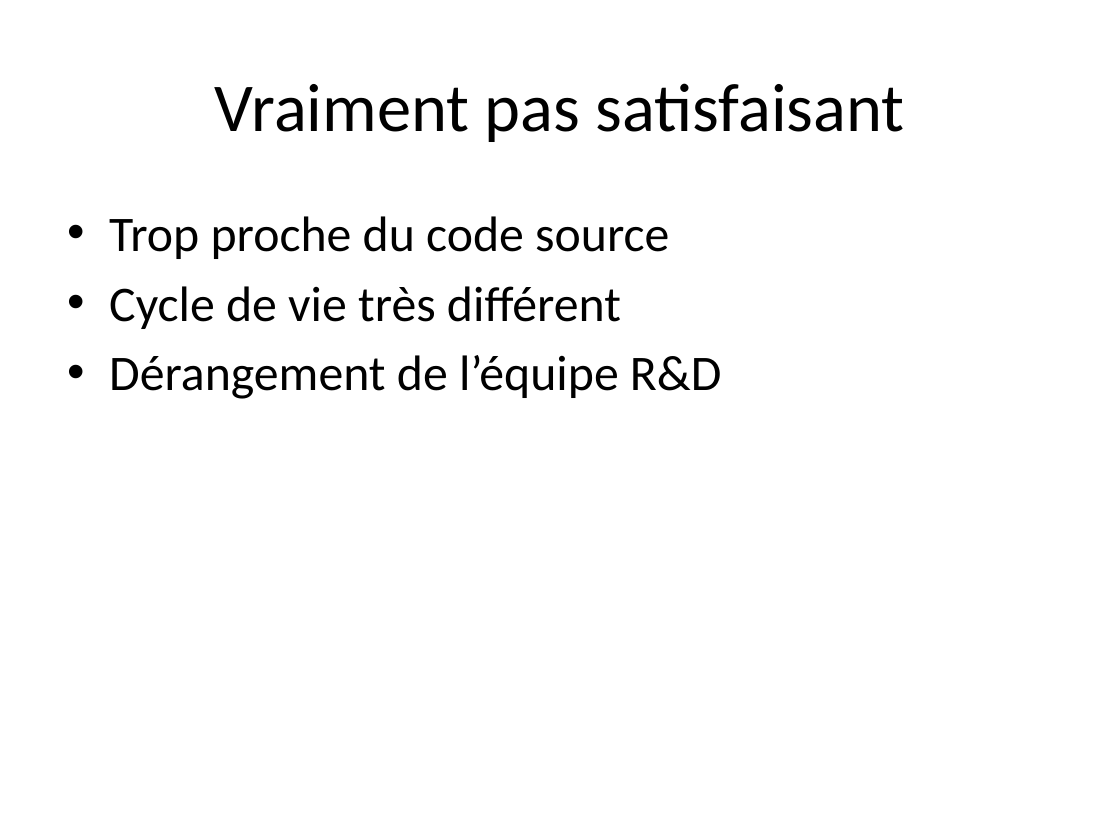
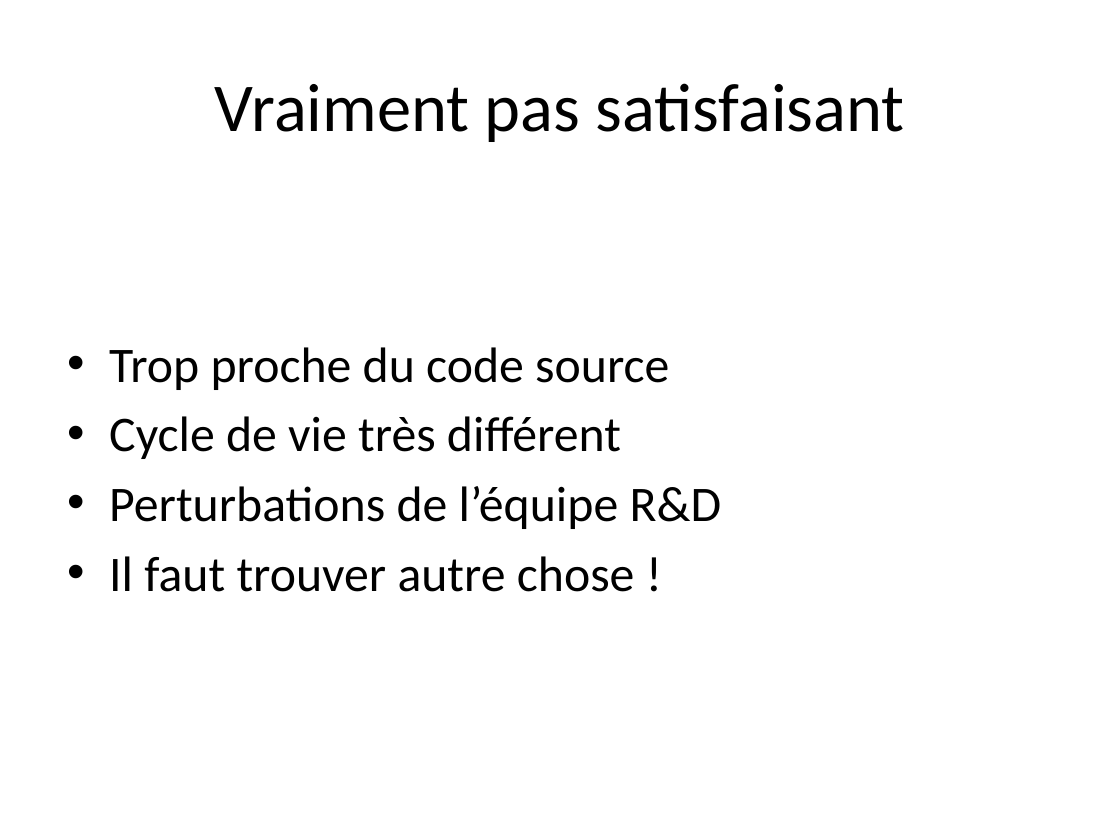
Before and after one commit to dbaeli/ez18n, a slide deck: slide 4 of ez18n-slides/ez18n_crowdsourcing.pptx (slide 3 before the commit). Drawn at 1120x840 pixels with LibreOffice and Linux fonts; fonts in the diff are those of the drawing; background and template pictures are left out. Boxes give left, top, right and bottom in pixels: in the first picture for what was removed or moved away, otherwise in the second. Text is boxed around its words. In the diff, an @@ line names an element or a change of style, - is before the commit and + after.

```diff
--- a/ez18n-slides/ez18n_crowdsourcing.pptx
+++ b/ez18n-slides/ez18n_crowdsourcing.pptx
@@ text "Trop proche du code source": place and size @@
-text "Trop proche du code source" at (109,216,722,399)
+text "Trop proche du code source" at (109,347,722,592)
@@ text at (109,486,722,592): text changed @@
-• Dérangement de l’équipe R&D
+• Perturbations de l’équipe R&D
+• Il faut trouver autre chose !
```
Also in this commit, not shown: 4 other slides changed, 4 slides added, 2 slides removed, 1 other file.
